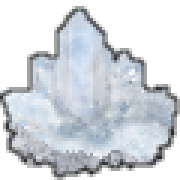
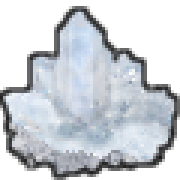
Before/after of a (180, 180) layered artwork. What changed in the layer stack:
painted on "outline" over left=0, top=6, right=180, bottom=180
